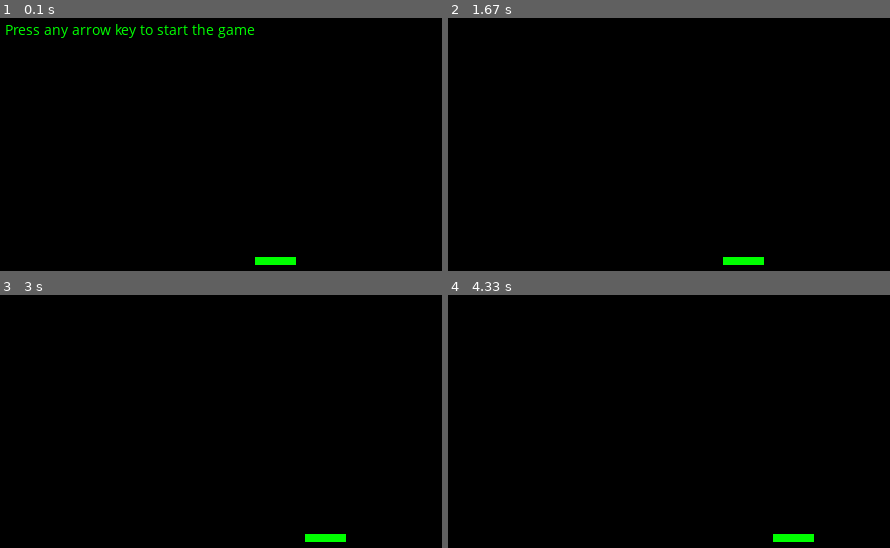
Above: before the commit, frames 1-4 (two rows, left to right).
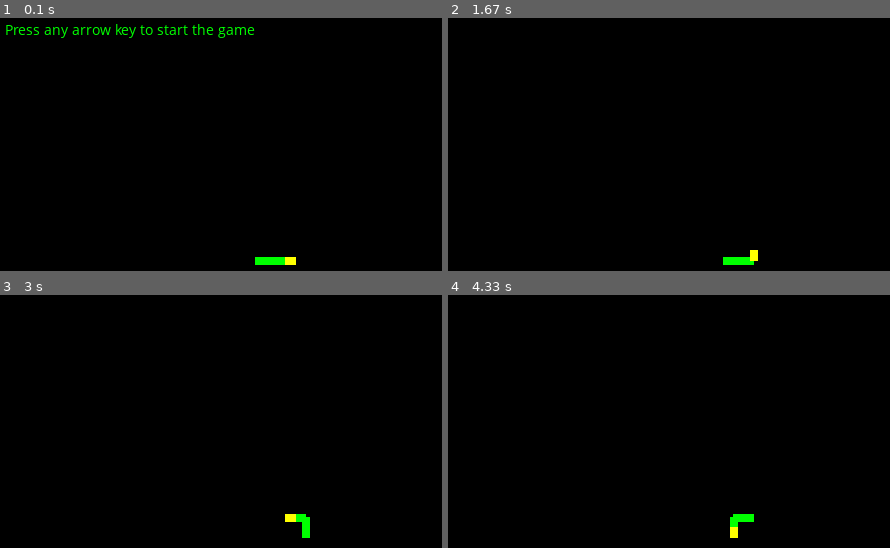
Above: after the commit, the same moments.

Repository: hephzibahponcellat/pygames
Game: pygame game, started from snake/main.py
Two runs of this game, one before a commit and one after it. Both use one fixed random seed, a clock stepped at 60 frames per second and the inputs below.
Inputs:
- Up to frame 1 (0.1 s): no input
- Up to frame 2 (1.67 s): hold Right 0.33-0.8 s; hold Up 0.83-1.3 s
- Up to frame 3 (3 s): hold Left 1.83-2.43 s; hold Down from 2.47 s (still down)
- Up to frame 4 (4.33 s): release Down at 3.35 s; hold Left from 3.38 s (still down)

The runs differ from the first frame. In frame 1, less than 0.1% of the frame differs, in the area x 64-67%, y 94-98%; in frame 2, 0.1%; in frame 3, 0.5%; in frame 4, 0.6%, in the area x 63-83%, y 86-98%.

Commit message:
moving the direction of the snake

Diff:
--- a/snake/snake_mod.py
+++ b/snake/snake_mod.py
@@ -9,7 +9,8 @@
     "WHITE": (255, 255, 255),
     "RED": (255, 0, 0),
     "GREEN": (0, 255, 0),
-    "BLUE": (0, 0, 255)
+    "BLUE": (0, 0, 255),
+    "ORANGE": (255, 255, 0)
 }
 
 # variables that would change over the game
@@ -56,6 +57,7 @@
 
         snake_scale_positions.append(((x1, y1), (x2, y2)))
 
+    pygame.draw.line(screen, colors["ORANGE"], (x1, y1), (x2, y2), 8)
     pygame.display.flip()
 
     x1y1 = [mid_x_screen_point, y1]
@@ -115,16 +117,24 @@
 
     del snake_scales_positions[0]
 
-    x1y1 = snake_scales_positions[-1][1]
-    x2y2 = (x1y1[0] + snake_body_scales, x1y1[1])
-    snake_scales_positions.append((x1y1, x2y2))
-
     for pos in snake_scales_positions:
         x1y1 = pos[0]
         x2y2 = pos[1]
 
         pygame.draw.line(screen, colors["GREEN"], x1y1, x2y2, 8)
 
+    x1y1 = snake_scales_positions[-1][1]
+    if snake_cur_dir == "up":
+        x2y2 = (x1y1[0], x1y1[1] - snake_body_scales)
+    elif snake_cur_dir == "down":
+        x2y2 = (x1y1[0], x1y1[1] + snake_body_scales)
+    elif snake_cur_dir == "right":
+        x2y2 = (x1y1[0] + snake_body_scales, x1y1[1])
+    else:
+        x2y2 = (x1y1[0] - snake_body_scales, x1y1[1])
+    snake_scales_positions.append((x1y1, x2y2))
+
+    pygame.draw.line(screen, colors["ORANGE"], x1y1, x2y2, 8)
     pygame.display.flip()
 
     return x1y1, x2y2, snake_cur_dir, snake_scales_positions
